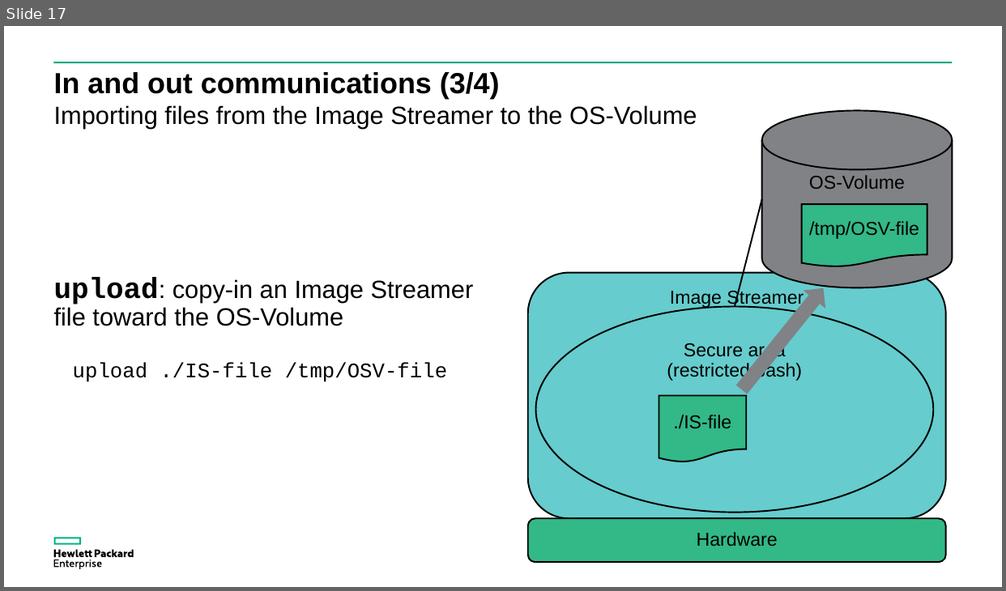
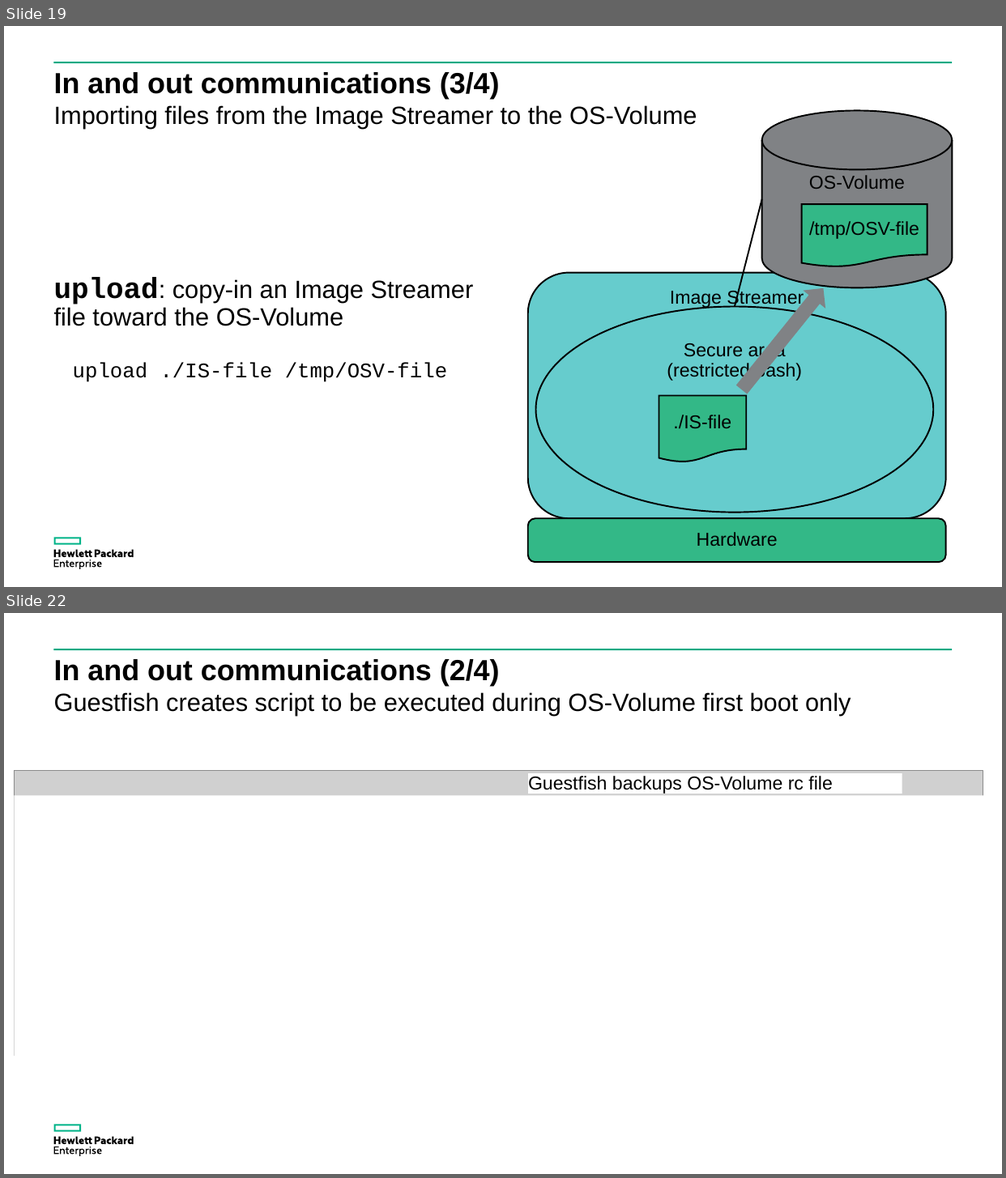
Before and after one commit to donzef/image-streamer-linux, a slide deck: docs/Guestfish-and-ImageStreamer.ppsx. Shown one above the other, each under a label of ours: slide 17 before the commit, slides 19 and 22 after it; the slides between them are not shown. The pictures are 1006x591 and 1006x1178 pixels, drawn with LibreOffice and Linux fonts; fonts in the diff are those of the drawing; grey boxes stand for pictures. Boxes give left, top, right and bottom in pixels: in the first picture for what was removed or moved away, otherwise in the second. Text is boxed around its words. In the diff, an @@ line names an element or a change of style, - is before the commit and + after.

```diff
--- a/docs/Guestfish-and-ImageStreamer.ppsx
+++ b/docs/Guestfish-and-ImageStreamer.ppsx
@@ slide 22 added at box(4, 613, 1002, 1174), background #FFFFFF; not listed: 3 template elements that a slide beside it also shows @@
@@ title added at box(54, 659, 500, 686), 28 pt, text #000000, bold @@
+In and out communications (2/4)
@@ text added at box(54, 692, 851, 715), 24 pt, text #000000 @@
+Guestfish creates script to be executed during OS-Volume first boot only
@@ picture added at box(14, 771, 983, 1056) @@
@@ rectangle added at box(528, 773, 902, 794), fill #FFFFFF, 18 pt, text #000000 @@
+Guestfish backups OS-Volume rc file
@@ rectangle added at box(14, 796, 996, 1063), fill #FFFFFF @@
@@ what was slide 17 is now slide 19 @@
```
Also in this commit, not shown: 15 slides changed, 1 other slide added, 1 slide removed, 2 other files.
